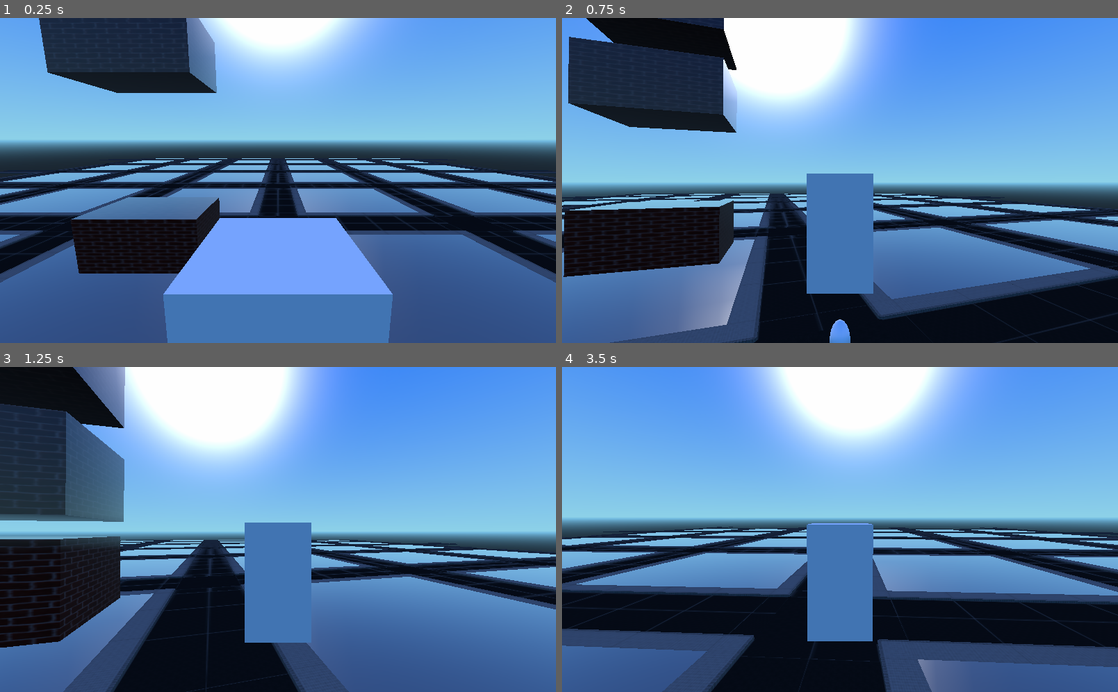
Above: before the commit, frames 1-4 (two rows, left to right).
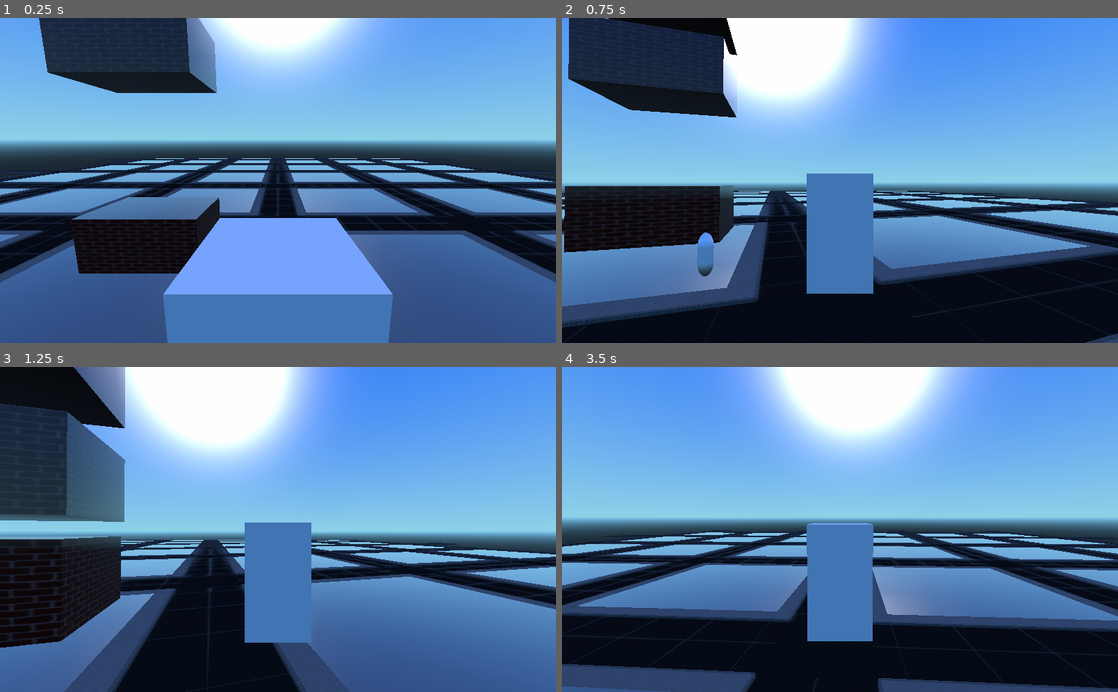
Above: after the commit, the same moments.

Repository: Bubbers/BubbaIllegalContructionInc
Game: Godot game, scene res://Main.tscn
Two runs of this game, one before a commit and one after it. Both use one fixed random seed, a clock stepped at 60 frames per second and the inputs below.
Inputs (mouse positions are in pixels of both pictures, inside the frame that each line leads up to):
- Up to frame 1 (0.25 s): no input
- Up to frame 2 (0.75 s): move the mouse to (867, 180) at 0.52 s; hold W (forward) from 0.53 s (still down); tap E (interact) at 0.6 s
- Up to frame 3 (1.25 s): keep holding W (forward); tap Space (jump) at 0.77 s
- Up to frame 4 (3.5 s): keep holding W (forward); move the mouse to (812, 529) at 1.27 s; tap E (interact) at 1.35, 2.1, 2.85 s; tap Space (jump) at 1.52, 3.02 s; move the mouse to (851, 523) at 2.02 s; move the mouse to (834, 536) at 2.77 s

Frame 1 is identical in both runs. In frame 2, 28% of the frame differs, in the area x 0-100%, y 0-100%; in frame 3, 0.4%; in frame 4, 30%, in the area x 0-100%, y 49-100%.

Commit message:
Inspector now has a simple movement

Diff:
--- a/Inspector.gd
+++ b/Inspector.gd
@@ -2,8 +2,38 @@
 
 signal detectedPlayer
 
+export (float) var gravity = 10
+
+var next_move_change = 0
+var move_vector = Vector3(0.0, 0.0, 0.0)
+
+const MOVE_SPEED = 5
+
+const DEFAULT_TIME_BETWEEN_MOVES = 5000
+
 func _ready():
     pass
 
+func _process(delta):
+    var current_time = OS.get_ticks_msec()
+
+    if !is_on_floor():
+        move_vector.y -= gravity*delta
+
+    if current_time - next_move_change > 0:
+        next_move_change = current_time + DEFAULT_TIME_BETWEEN_MOVES + randi() % 5000 - 2500
+
+        move_vector = Vector3(0.0, 0.0, 0.0)
+
+        if randi() % 2 == 0:
+            move_vector += Vector3(1.0, 0.0, 0.0)
+        if randi() % 2 == 0:
+            move_vector += Vector3(-1.0, 0.0, 0.0)
+        if randi() % 2 == 0:
+            move_vector += Vector3(0.0, 0.0, 1.0)
+        if randi() % 2 == 0:
+            move_vector += Vector3(0.0, 0.0, -1.0)
+    move_and_slide(move_vector * MOVE_SPEED, Vector3(0.0, 1.0, 0.0))
+
 func _on_InspectionArea_body_entered(body):
     emit_signal("detectedPlayer")
--- a/Inspector.tscn
+++ b/Inspector.tscn
@@ -18,7 +18,7 @@
 radius = 0.306935
 height = 1.08276
 
-[node name="Inspector" type="KinematicBody" index="0"]
+[node name="Inspector" type="KinematicBody"]
 
 input_ray_pickable = true
 input_capture_on_drag = false
@@ -33,6 +33,7 @@
 collision/safe_margin = 0.001
 script = ExtResource( 1 )
 _sections_unfolded = [ "Collision" ]
+gravity = 10
 
 [node name="InspectionArea" type="Area" parent="." index="0"]
 
@@ -89,6 +90,4 @@
 disabled = false
 _sections_unfolded = [ "Transform" ]
 
-[connection signal="area_entered" from="InspectionArea" to="." method="_on_InspectionArea_area_entered"]
-
 [connection signal="body_entered" from="InspectionArea" to="." method="_on_InspectionArea_body_entered"]
Not shown: 3 places in Inspector.tscn that only renumber resources
